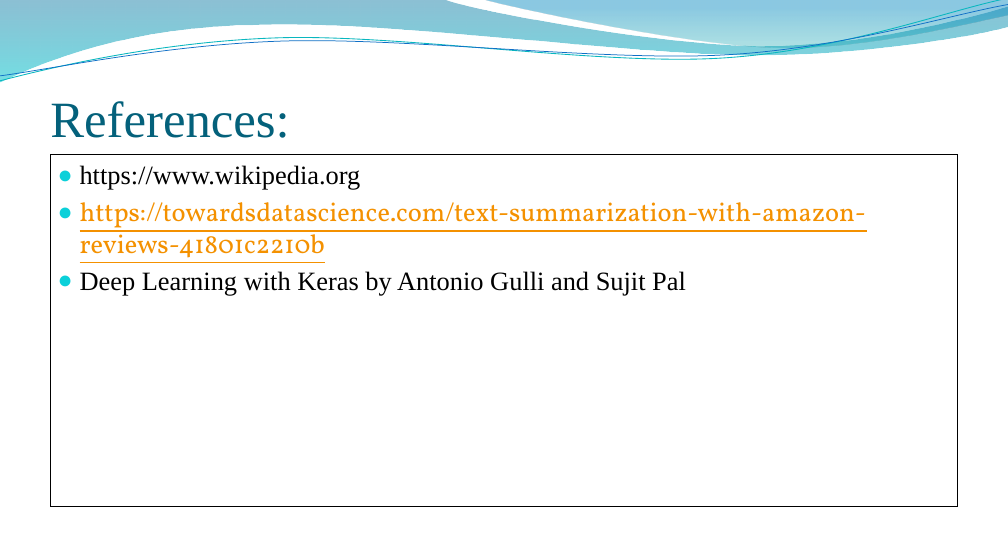
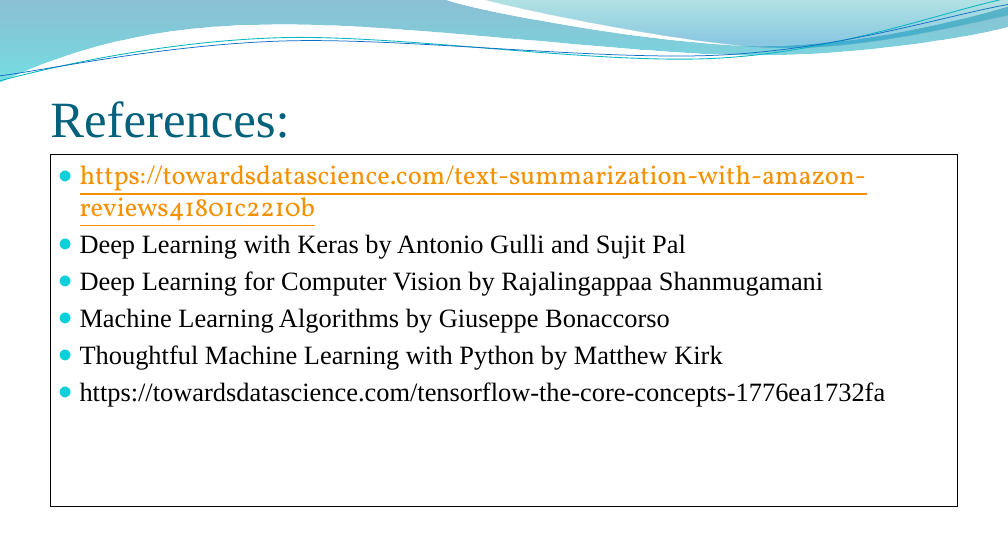
Before and after one commit to alphaGithub/text_summarizer, a slide deck: slide 16 of documents/Text_summarizer.pptx. Drawn at 1008x549 pixels with LibreOffice and Linux fonts; fonts in the diff are those of the drawing; background and template pictures are left out. Boxes give left, top, right and bottom in pixels: in the first picture for what was removed or moved away, otherwise in the second. Text is boxed around its words. In the diff, an @@ line names an element or a change of style, - is before the commit and + after.

```diff
--- a/documents/Text_summarizer.pptx
+++ b/documents/Text_summarizer.pptx
@@ freeform shape at (0, 0, 1008, 83): outline redrawn @@
@@ text in rectangle at (80, 165, 866, 226): text changed @@
-● https://www.wikipedia.org
-● https://towardsdatascience.com/text-summarization-with-amazon-reviews-41801c2210b
+● https://towardsdatascience.com/text-summarization-with-amazon-reviews41801c2210b
@@ text in rectangle at (80, 271, 886, 407): paragraphs added @@
+● Deep Learning for Computer Vision by Rajalingappaa Shanmugamani
+● Machine Learning Algorithms by Giuseppe Bonaccorso
+● Thoughtful Machine Learning with Python by Matthew Kirk
+● https://towardsdatascience.com/tensorflow-the-core-concepts-1776ea1732fa
```
Also in this commit, not shown: 14 other slides changed, 2 slides added, 2 slides removed, 2 other files.
